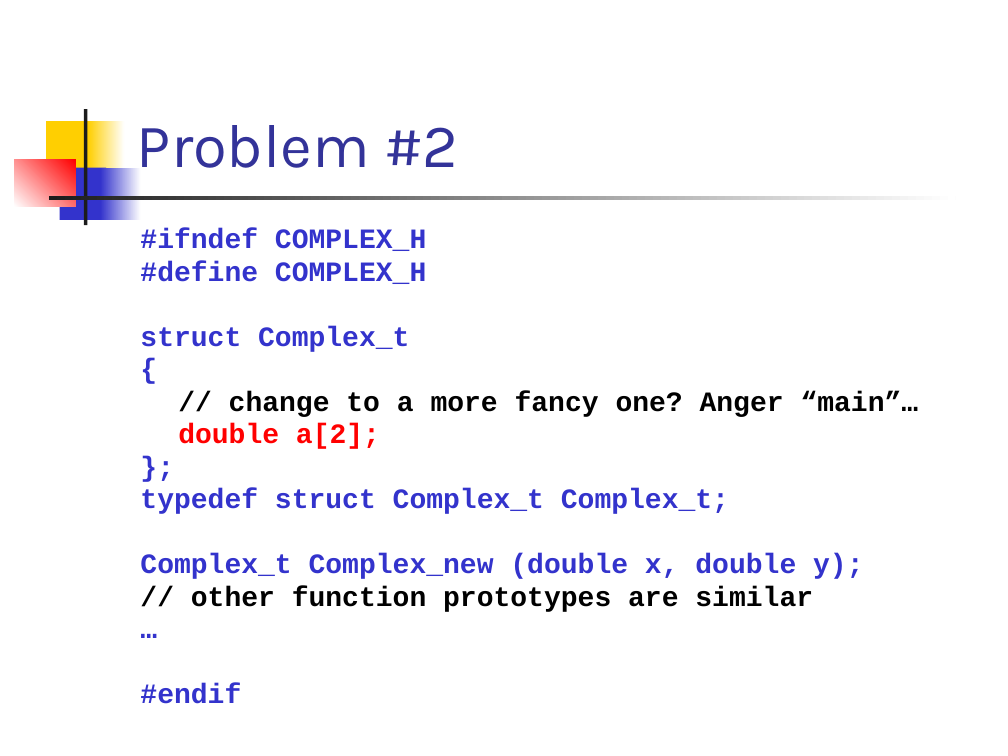
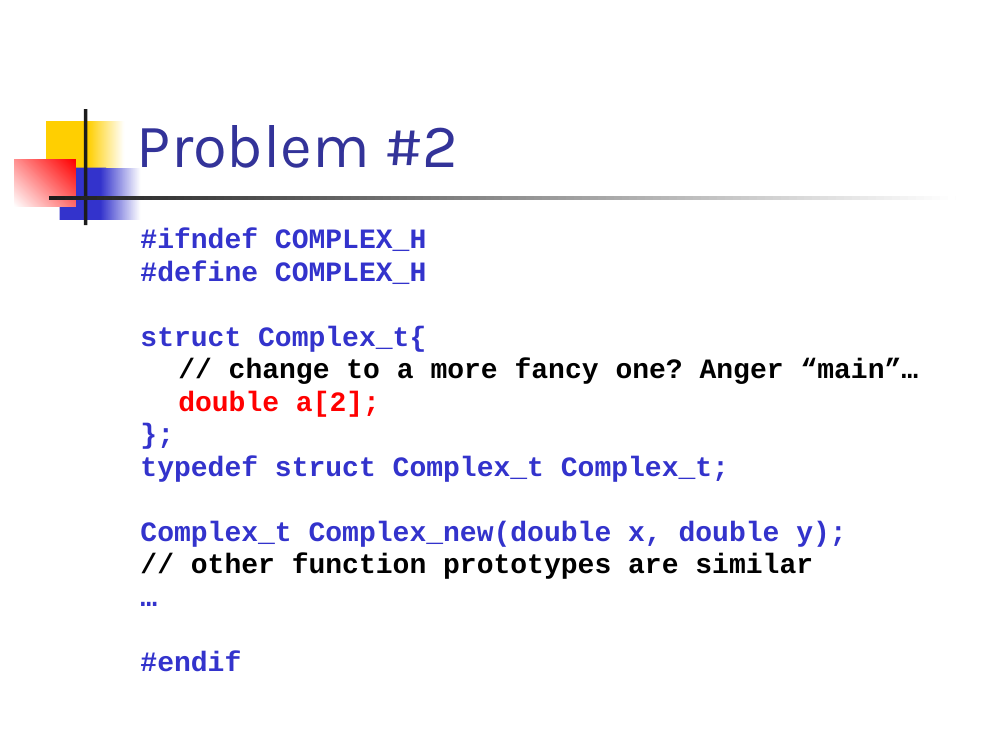
Before and after one commit to csslab-ustc/csslab-ustc.github.io, a slide deck: slide 12 of courses/sysprog/slides/lec10-adt.pptx. Drawn at 1008x756 pixels with LibreOffice and Linux fonts; fonts in the diff are those of the drawing. Boxes give left, top, right and bottom in pixels: in the first picture for what was removed or moved away, otherwise in the second. Text is boxed around its words. In the diff, an @@ line names an element or a change of style, - is before the commit and + after.

```diff
--- a/courses/sysprog/slides/lec10-adt.pptx
+++ b/courses/sysprog/slides/lec10-adt.pptx
@@ text at [140, 326, 426, 352]: text changed @@
-struct Complex_t
-{
+struct Complex_t{
@@ text at [140, 521, 846, 547]: spaces changed @@
-Complex_t Complex_new (double x, double y);
+Complex_t Complex_new(double x, double y);
```
Also in this commit, not shown: 8 other slides changed, 30 slides removed, 3 other files.
